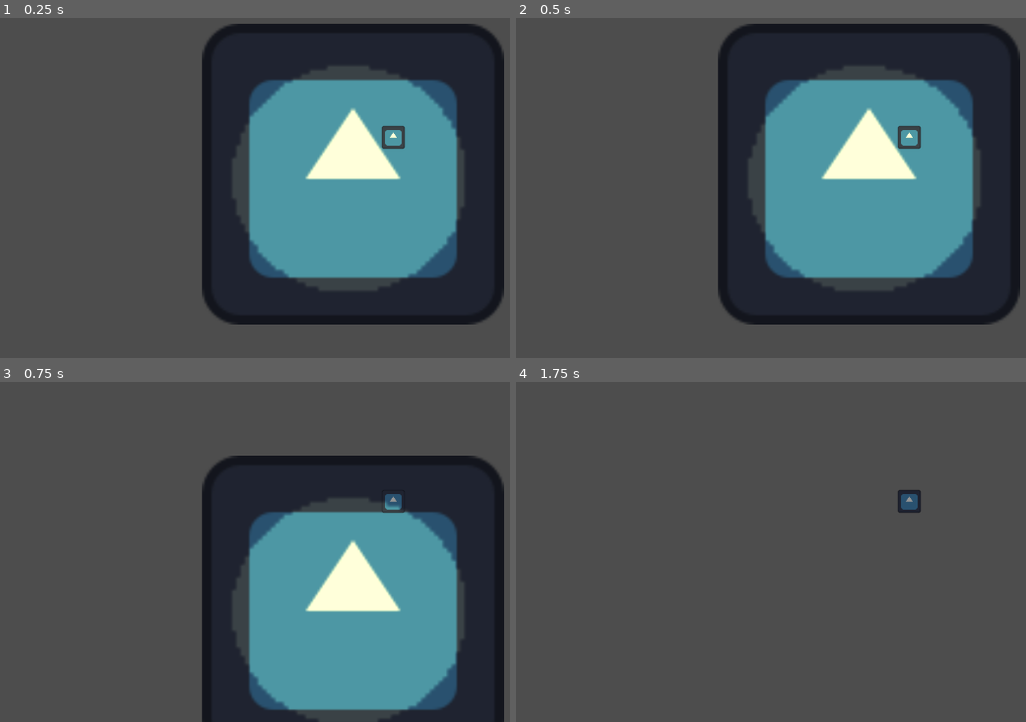
Above: before the commit, frames 1-4 (two rows, left to right).
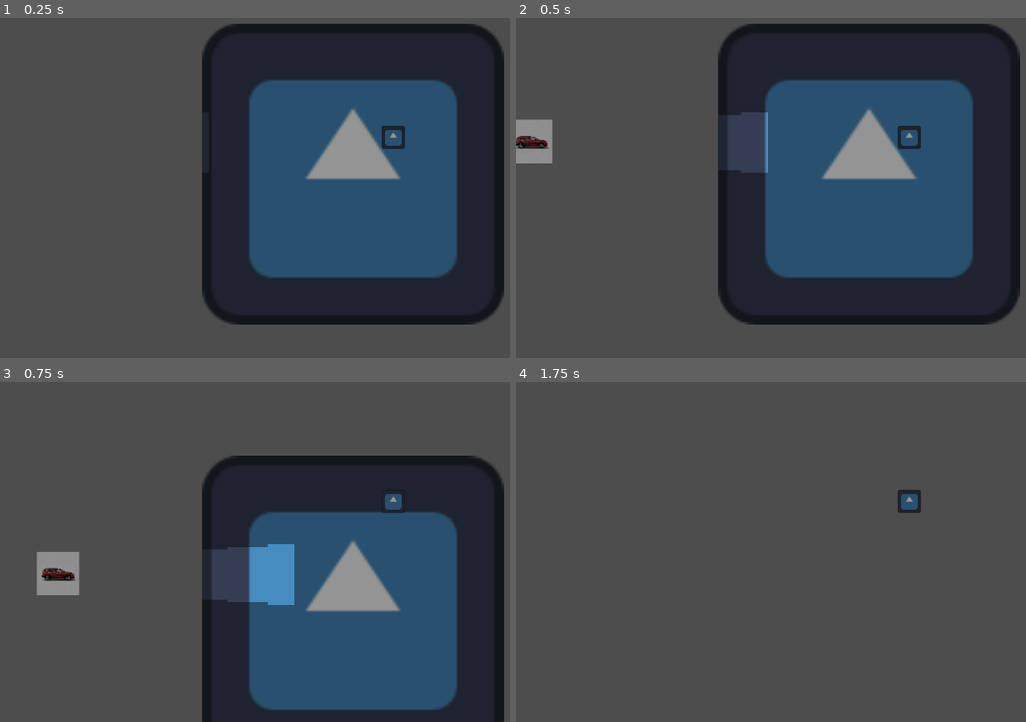
Above: after the commit, the same moments.

Repository: Tigeagle2/Team_Two_Game_Group_C
Game: Godot game, scene res://Scenes/main_scene.tscn
Two runs of this game, one before a commit and one after it. Both use one fixed random seed, a clock stepped at 60 frames per second and the inputs below. The engine's default icon, where the game draws it, is replaced by a stand-in: a white triangle on a blue panel in a dark square.
Inputs:
- Up to frame 1 (0.25 s): no input
- Up to frame 2 (0.5 s): no input
- Up to frame 3 (0.75 s): hold W (north) from 0.53 s (still down)
- Up to frame 4 (1.75 s): keep holding W (north)

The runs differ from the first frame. In frame 1, 24% of the frame differs, in the area x 45-91%, y 14-81%; in frame 2, 25%; in frame 3, 25%, in the area x 7-91%, y 34-100%; in frame 4, nothing differs.

Commit message:
worked a little on car and audio manager

Diff:
--- a/Scenes/audiomanager.tscn
+++ b/Scenes/audiomanager.tscn
@@ -8,6 +8,3 @@
 [node name="music_player" type="AudioStreamPlayer2D" parent="."]
 process_mode = 3
 bus = &"Music"
-
-[node name="sound_effects_player" type="AudioStreamPlayer2D" parent="."]
-bus = &"Sound Effects"
--- a/Scenes/car.tscn
+++ b/Scenes/car.tscn
@@ -1,7 +1,8 @@
-[gd_scene load_steps=4 format=3 uid="uid://d11q6c75rbchr"]
+[gd_scene load_steps=5 format=3 uid="uid://d11q6c75rbchr"]
 
 [ext_resource type="Script" uid="uid://dbb635aqiu4ia" path="res://Scripts/car.gd" id="1_go66d"]
 [ext_resource type="Texture2D" uid="uid://d4icev453luho" path="res://Assets/car.png" id="2_go66d"]
+[ext_resource type="Texture2D" uid="uid://dpgt2k2a5kddj" path="res://Assets/headlight.png" id="3_1sfmx"]
 
 [sub_resource type="RectangleShape2D" id="RectangleShape2D_go66d"]
 size = Vector2(62, 64)
@@ -11,9 +12,29 @@
 collision_mask = 0
 script = ExtResource("1_go66d")
 
+[node name="VisibleOnScreenNotifier2D" type="VisibleOnScreenNotifier2D" parent="."]
+scale = Vector2(0.49218747, 0.1875)
+rect = Rect2(-62.98413, -170.66667, 125.96826, 341.33334)
+
 [node name="Sprite2D" type="Sprite2D" parent="."]
 scale = Vector2(0.07380952, 0.07380952)
 texture = ExtResource("2_go66d")
 
 [node name="CollisionShape2D" type="CollisionShape2D" parent="."]
 shape = SubResource("RectangleShape2D_go66d")
+
+[node name="headlights" type="Node2D" parent="."]
+position = Vector2(189, -13.000002)
+scale = Vector2(0.4921875, 0.18750001)
+
+[node name="headlight_top" type="PointLight2D" parent="headlights"]
+scale = Vector2(0.99999994, 0.99999994)
+blend_mode = 2
+shadow_item_cull_mask = 3
+texture = ExtResource("3_1sfmx")
+
+[node name="headlight_bottom" type="PointLight2D" parent="headlights"]
+position = Vector2(-1.5258789e-05, 154.66669)
+scale = Vector2(0.9999999, 0.9999999)
+blend_mode = 2
+texture = ExtResource("3_1sfmx")
--- a/Scenes/main_scene.tscn
+++ b/Scenes/main_scene.tscn
@@ -8,6 +8,7 @@
 [node name="main_scene" type="Node2D"]
 
 [node name="streetlights" type="Node2D" parent="."]
+visible = false
 metadata/_edit_lock_ = true
 
 [node name="street_light" parent="streetlights" instance=ExtResource("2_6l7je")]
@@ -27,4 +28,4 @@
 
 [node name="car_spawner" parent="." instance=ExtResource("4_x6ack")]
 position = Vector2(-164, 264)
-direction = "SOUTH"
+direction = "EAST"
--- a/Scenes/player.tscn
+++ b/Scenes/player.tscn
@@ -8,6 +8,7 @@
 size = Vector2(34, 34)
 
 [node name="player" type="CharacterBody2D"]
+light_mask = 3
 collision_layer = 2
 script = ExtResource("1_cvnsp")
 
--- a/Scripts/autoload/audiomanager.gd
+++ b/Scripts/autoload/audiomanager.gd
@@ -1,17 +1,51 @@
 extends Node
+@export var pool_size: int = 12
+@export var same_sound_limit: int = 3
+@export var min_interval: float = 0.05
+
 @onready var music_player = $music_player
-@onready var sfx_player = $sound_effects_player
 
-# Called when the node enters the scene tree for the first time.
+var sfx_pool: Array[AudioStreamPlayer] = []
+var next_player_index: int = 0
+var sound_history: Dictionary = {}
+
 func _ready() -> void:
-	pass # Replace with function body.
+	# Initialize the pool
+	for i in range(pool_size):
+		var p = AudioStreamPlayer.new()
+		p.bus = "Sound Effects"
+		add_child(p)
+		sfx_pool.append(p)
 
+## --- Music ---
 
-# Called every frame. 'delta' is the elapsed time since the previous frame.
-func _process(delta: float) -> void:
-	pass
 func play_music(stream: AudioStream):
 	if music_player.stream == stream and music_player.playing:
 		return
 	music_player.stream = stream
 	music_player.play()
+
+## --- Sound Effects ---
+
+func play_sound_effect(stream: AudioStream):
+	if not stream: return
+
+	var now = Time.get_ticks_msec() / 1000.0
+	var stream_path = stream.resource_path
+	if sound_history.has(stream_path):
+		if now - sound_history[stream_path] < min_interval:
+			return
+
+	var active_instances = 0
+	for p in sfx_pool:
+		if p.playing and p.stream and p.stream.resource_path == stream_path:
+			active_instances += 1
+
+	if active_instances >= same_sound_limit:
+		return
+	sound_history[stream_path] = now
+
+	var player = sfx_pool[next_player_index]
+	player.stream = stream
+	player.play()
+	next_player_index = (next_player_index + 1) % pool_size
--- a/Scripts/car.gd
+++ b/Scripts/car.gd
@@ -1,10 +1,11 @@
 extends Area2D
 
 var direction: String
-const speed: int = 500
+const speed: int = 250
+var sound_player: bool = false
 # Called when the node enters the scene tree for the first time.
 func _ready() -> void:
-	await get_tree().create_timer(5.0).timeout
+	await get_tree().create_timer(8.0).timeout
 	queue_free()
 
 # Called every frame. 'delta' is the elapsed time since the previous frame.
@@ -22,10 +23,10 @@
 	direction = direction_in
 	match direction:
 		"NORTH":
-			$Sprite2D.rotate(deg_to_rad(-90))
+			self.rotate(deg_to_rad(-90))
 		"SOUTH":
-			$Sprite2D.rotate(deg_to_rad(90))
+			self.rotate(deg_to_rad(90))
 		"EAST":
 			pass
 		"WEST":
-			$Sprite2D.flip_h = 1
+			self.flip_h = 1
--- a/project.godot
+++ b/project.godot
@@ -67,6 +67,8 @@
 
 [layer_names]
 
+2d_render/layer_1="Level"
+2d_render/layer_2="Player"
 2d_physics/layer_1="terrain"
 2d_physics/layer_2="player"
 2d_physics/layer_3="enemies"
Not shown, removed: Assets/Sound_Effects/placeholder.txt
Binary file added: Assets/headlight.png
Not shown, added: Assets/Sound_Effects/Car_Close.mp3
Not shown, added: Assets/Sound_Effects/Car_Distant_Pass.mp3
Not shown, added: Assets/Sound_Effects/Car_Far.mp3
